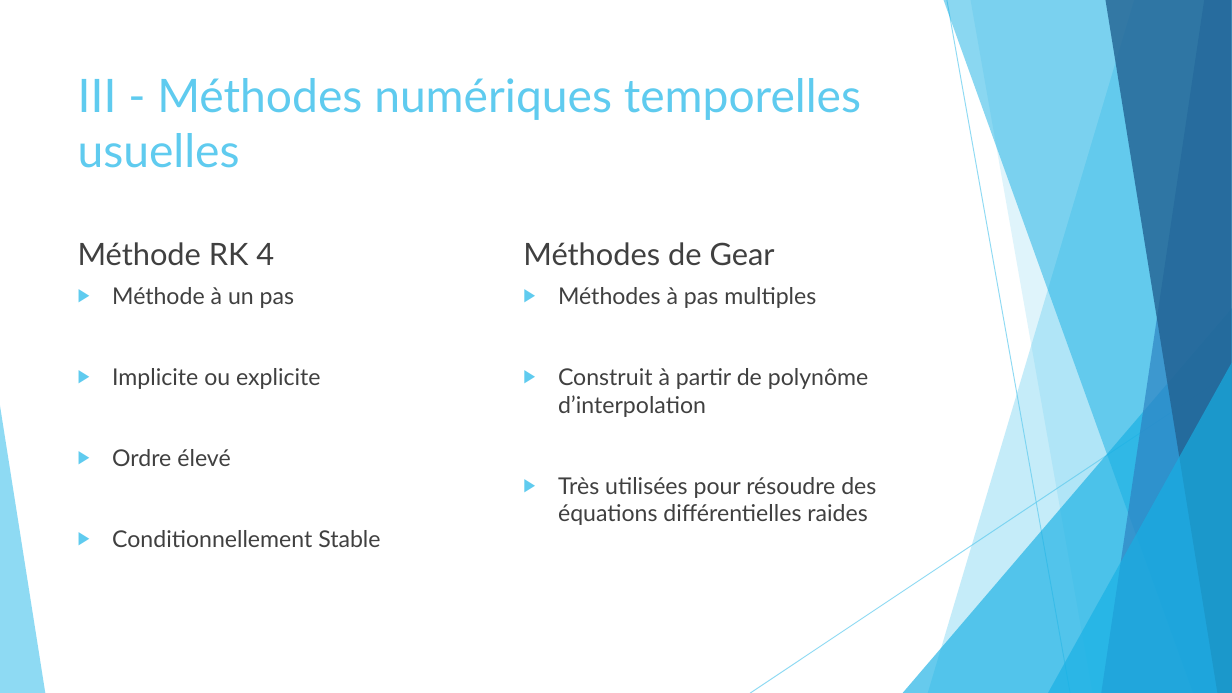
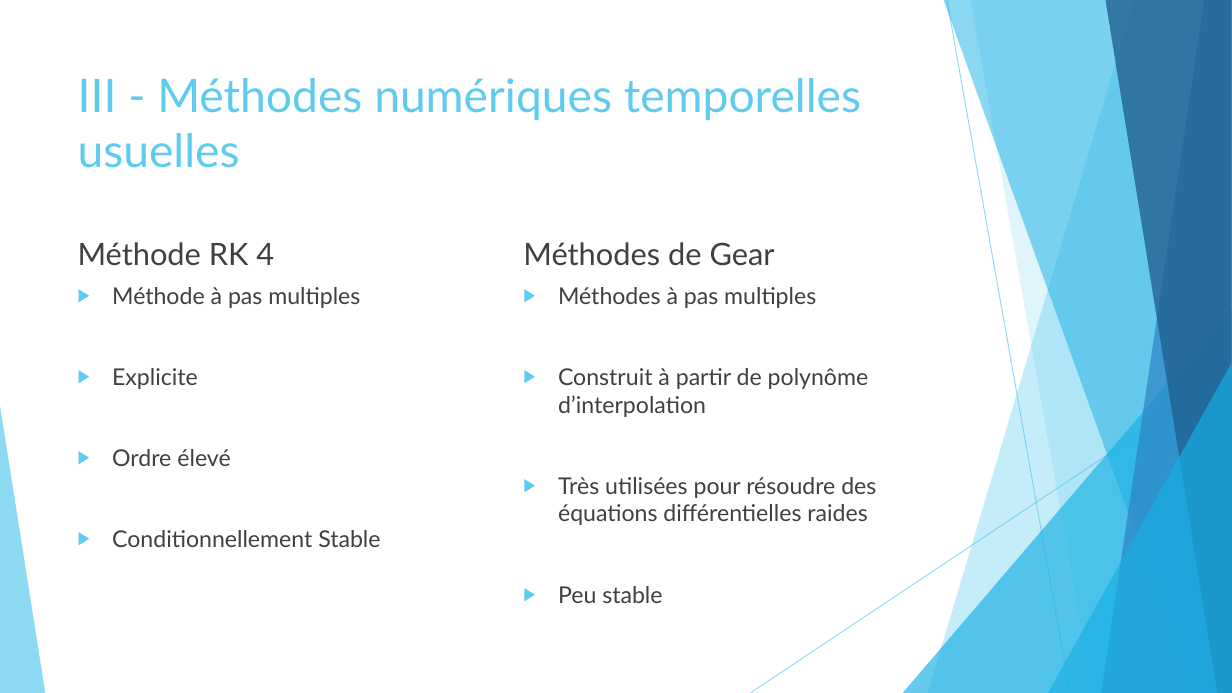
Before and after one commit to pierreXVI/PIE, a slide deck: slide 13 of oral_presentation/Oral_presentation_12_02_2019.pptx (slide 12 before the commit). Drawn at 1232x693 pixels with LibreOffice and Linux fonts; fonts in the diff are those of the drawing. Boxes give left, top, right and bottom in pixels: in the first picture for what was removed or moved away, otherwise in the second. Text is boxed around its words. In the diff, an @@ line names an element or a change of style, - is before the commit and + after.

```diff
--- a/oral_presentation/Oral_presentation_12_02_2019.pptx
+++ b/oral_presentation/Oral_presentation_12_02_2019.pptx
@@ text at (112, 287, 360, 389): text changed @@
-▶ Méthode à un pas
-▶ Implicite ou explicite
+▶ Méthode à pas multiples
+▶ Explicite
@@ text at (558, 586, 662, 603): paragraph added @@
+▶ Peu stable
```
Also in this commit, not shown: 7 other slides changed, 3 slides added, 1 slide removed, 1 other file.
